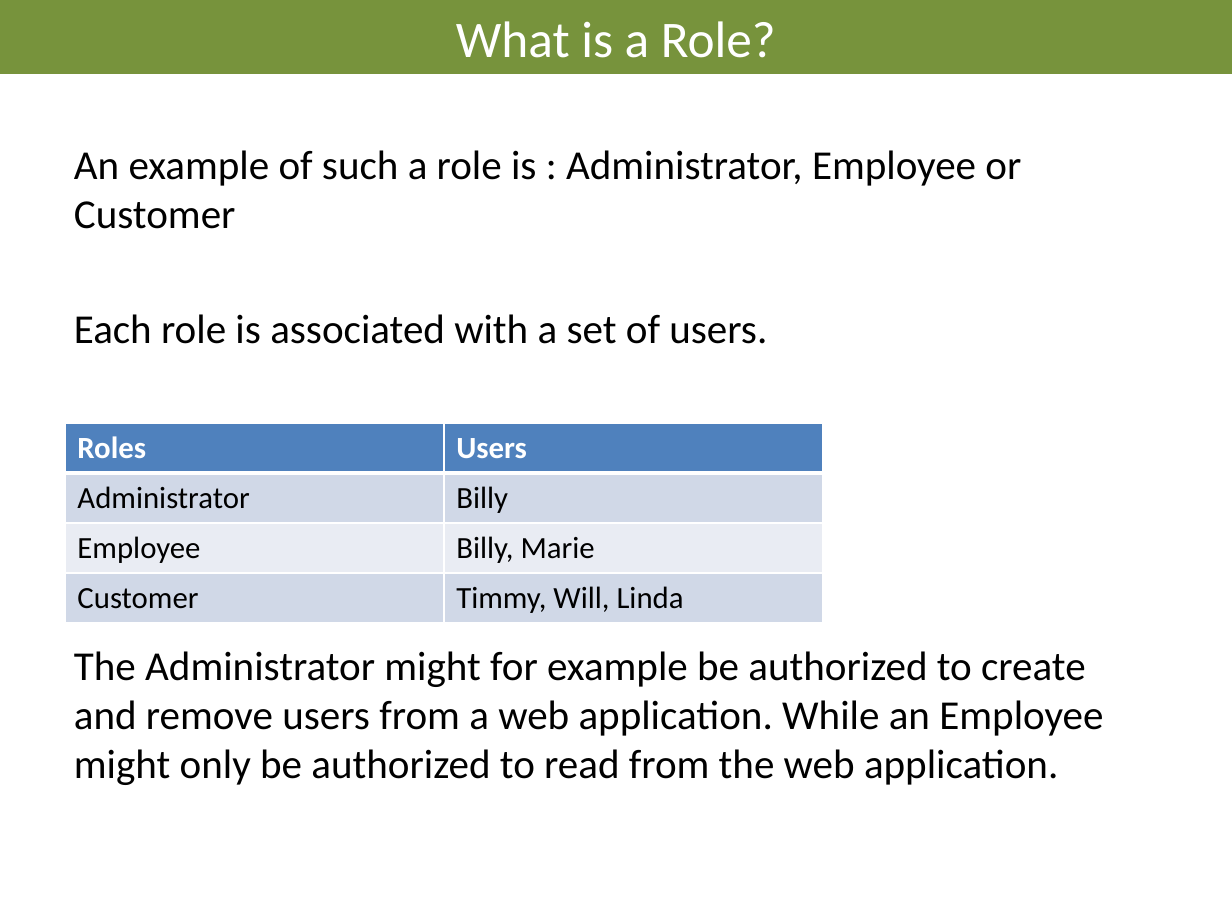
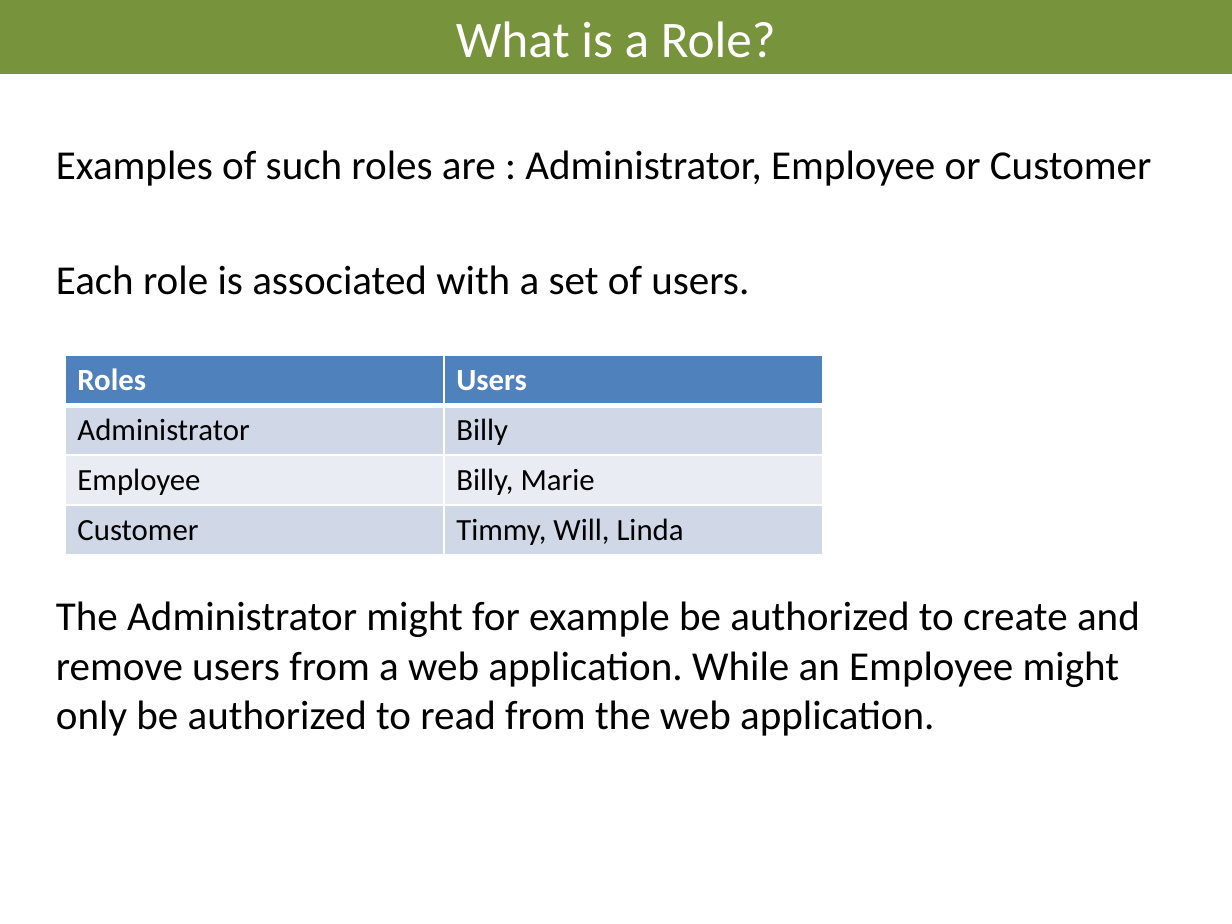
Before and after one commit to AndreasElffors/IdentityTemplate, a slide deck: slide 8 of Documents/Identity-Theory.pptx. Drawn at 1232x924 pixels with LibreOffice and Linux fonts; fonts in the diff are those of the drawing; background and template pictures are left out. Boxes give left, top, right and bottom in pixels: in the first picture for what was removed or moved away, otherwise in the second. Text is boxed around its words. In the diff, an @@ line names an element or a change of style, - is before the commit and + after.

```diff
--- a/Documents/Identity-Theory.pptx
+++ b/Documents/Identity-Theory.pptx
@@ text "Examples of such roles are ...": place and size @@
-text "Examples of such roles are ..." at (74,150,1103,785)
+text "Examples of such roles are ..." at (56,150,1152,736)
@@ text at (56,150,1152,186): text changed @@
-An example of such a role is : Administrator, Employee or Customer
+Examples of such roles are : Administrator, Employee or Customer
@@ table: place and size @@
-table at (65,424,824,621)
+table at (65,355,824,552)
```
Also in this commit, not shown: 3 other slides changed, 5 other files.
